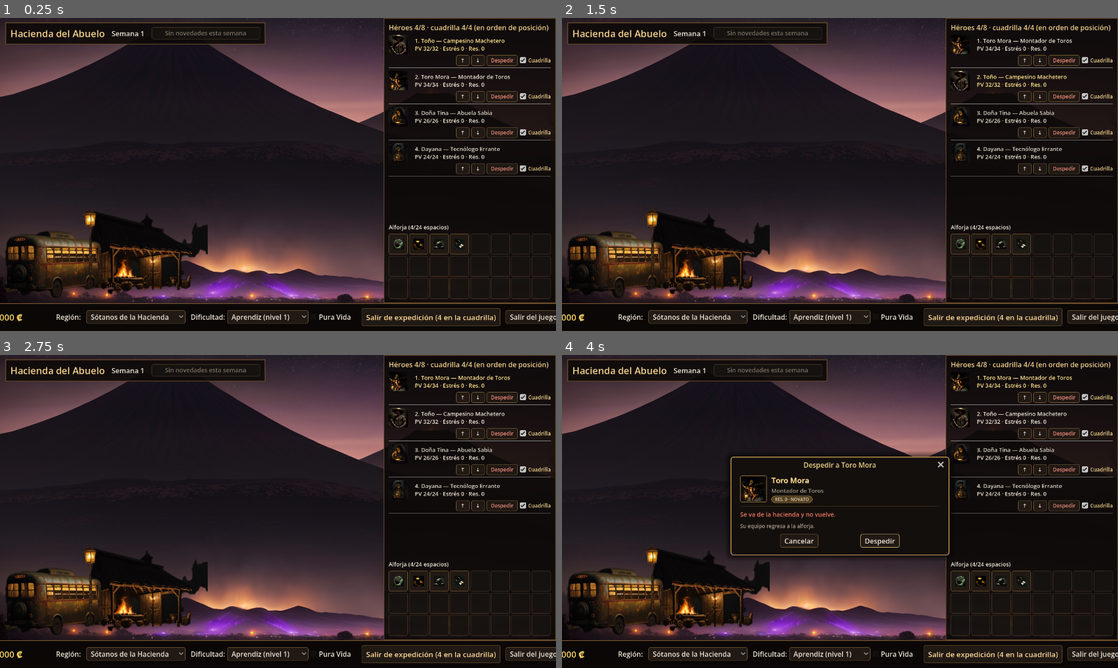
Above: before the commit, frames 1-4 (two rows, left to right).
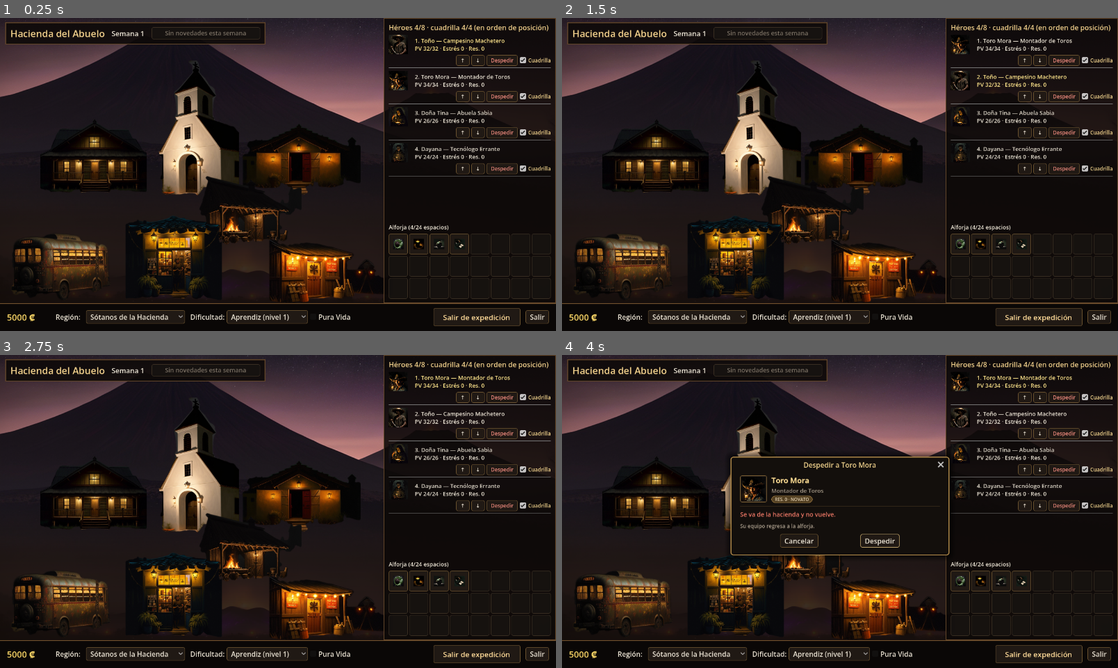
Above: after the commit, the same moments.

Repository: betexcr/darkest-tico
Game: Godot game, scene res://scenes/bootstrap/main.tscn
The game is run twice, just before and just after one commit, with the same random seed, the same clock (stepped at 60 frames per second) and the same inputs.
Inputs:
- Up to frame 1 (0.25 s): no input
- Up to frame 2 (1.5 s): click "↑" at 0.5 s; click "↓" at 1.25 s
- Up to frame 3 (2.75 s): click "1. Toro Mora — Montador de To…" at 2 s
- Up to frame 4 (4 s): click "Despedir" at 2.75 s; click "Cuadrilla" at 3.5 s

The runs differ from the first frame. In frame 1, 22% of the frame differs, in the area x 0-100%, y 15-99%; in frame 2, 22%; in frame 3, 22%; in frame 4, 17%.

Commit message:
P4-17: town view — painted buildings you hover and click, DD hamlet style
Each hub service is a cut-out painting placed in data/town.json; hovering outlines and
names it, a click opens its window (Pulpería, Terminal, Iglesia, Cantina, Clínica,
Casa Comunal, Taller). Roster and alforja on the right, bottom bar with colones,
region, difficulty and the start button. Closed buildings go grey.

Co-Authored-By: Claude Opus 5.5 <noreply@anthropic.com>
Claude-Session: https://claude.ai/code/session_01Cq1nnfCsSoxUJverGyPeCM

Diff:
--- /dev/null
+++ b/assets/town/cantina.metadata.json
@@ -0,0 +1,25 @@
+{
+  "id": "town_cantina",
+  "prompt": "dark fantasy painting, exterior facade of a small wooden roadside cantina at night, red tin roof, swinging saloon doors, warm orange light inside, beer crates outside, string of bulbs, isolated on black background, dark gothic oil painting, folk horror, dramatic candlelight, deep black shadows, muted earthy colors, painterly brushstrokes, game art",
+  "negative_prompt": "interior, inside a room, furniture, indoor, gothic stone cathedral, victorian, other buildings, background buildings, street, town, village, landscape, sky, moon, photograph, portrait photography, white background, sketch, pen drawing, lineart, signature, watermark, text, logo, photo, photorealistic, 3d render, anime, cartoon, blurry, lowres, deformed face, extra limbs, extra fingers, frame, border",
+  "seed": 5207,
+  "steps": 25,
+  "cfg_scale": 7.0,
+  "sampler": "DPM++ 2M Karras",
+  "resolution": "512x512",
+  "output_resolution": "512x512",
+  "post": null,
+  "model": "Lykon/dreamshaper-8",
+  "generator": "tools/sd_local.py (diffusers)",
+  "timestamp": "2026-11-17T06:58:59+00:00",
+  "cutout": {
+    "model": "openmmlab/upernet-convnext-small",
+    "tool": "tools/sd_cutout.py",
+    "crop": [
+      0,
+      130,
+      512,
+      279
+    ]
+  }
+}
--- /dev/null
+++ b/assets/town/casa_comunal.metadata.json
@@ -0,0 +1,25 @@
+{
+  "id": "town_casa_comunal",
+  "prompt": "dark fantasy painting, exterior of a long single-storey wooden community hall at night, pale green planks, clay tile roof, front porch with posts, bronze bell, notice board, lit windows, isolated on black background, dark gothic oil painting, folk horror, dramatic candlelight, deep black shadows, muted earthy colors, painterly brushstrokes, game art",
+  "negative_prompt": "interior, inside a room, furniture, indoor, gothic stone cathedral, victorian, other buildings, background buildings, street, town, village, landscape, sky, moon, photograph, portrait photography, white background, sketch, pen drawing, lineart, signature, watermark, text, logo, photo, photorealistic, 3d render, anime, cartoon, blurry, lowres, deformed face, extra limbs, extra fingers, frame, border",
+  "seed": 5203,
+  "steps": 25,
+  "cfg_scale": 7.0,
+  "sampler": "DPM++ 2M Karras",
+  "resolution": "512x512",
+  "output_resolution": "512x512",
+  "post": null,
+  "model": "Lykon/dreamshaper-8",
+  "generator": "tools/sd_local.py (diffusers)",
+  "timestamp": "2026-11-17T06:47:15+00:00",
+  "cutout": {
+    "model": "openmmlab/upernet-convnext-small",
+    "tool": "tools/sd_cutout.py",
+    "crop": [
+      0,
+      127,
+      512,
+      366
+    ]
+  }
+}
--- /dev/null
+++ b/assets/town/clinica.metadata.json
@@ -0,0 +1,25 @@
+{
+  "id": "town_clinica",
+  "prompt": "dark fantasy painting, exterior facade of a small whitewashed adobe clinic at night, faded red cross painted over the door, barred windows glowing sickly green, clay tile roof, isolated on black background, dark gothic oil painting, folk horror, dramatic candlelight, deep black shadows, muted earthy colors, painterly brushstrokes, game art",
+  "negative_prompt": "interior, inside a room, furniture, indoor, gothic stone cathedral, victorian, other buildings, background buildings, street, town, village, landscape, sky, moon, photograph, portrait photography, white background, sketch, pen drawing, lineart, signature, watermark, text, logo, photo, photorealistic, 3d render, anime, cartoon, blurry, lowres, deformed face, extra limbs, extra fingers, frame, border",
+  "seed": 5205,
+  "steps": 25,
+  "cfg_scale": 7.0,
+  "sampler": "DPM++ 2M Karras",
+  "resolution": "512x512",
+  "output_resolution": "512x512",
+  "post": null,
+  "model": "Lykon/dreamshaper-8",
+  "generator": "tools/sd_local.py (diffusers)",
+  "timestamp": "2026-11-17T06:51:00+00:00",
+  "cutout": {
+    "model": "openmmlab/upernet-convnext-small",
+    "tool": "tools/sd_cutout.py",
+    "crop": [
+      0,
+      135,
+      512,
+      321
+    ]
+  }
+}
--- /dev/null
+++ b/assets/town/iglesia.metadata.json
@@ -0,0 +1,25 @@
+{
+  "id": "town_iglesia",
+  "prompt": "dark fantasy painting, exterior of a whitewashed colonial adobe church at night, plain white facade, one square white bell tower, red clay tile roof, wooden doors, candlelight, isolated on black background, dark gothic oil painting, folk horror, dramatic candlelight, deep black shadows, muted earthy colors, painterly brushstrokes, game art",
+  "negative_prompt": "interior, inside a room, furniture, indoor, gothic stone cathedral, victorian, other buildings, background buildings, street, town, village, landscape, sky, moon, photograph, portrait photography, white background, sketch, pen drawing, lineart, signature, watermark, text, logo, photo, photorealistic, 3d render, anime, cartoon, blurry, lowres, deformed face, extra limbs, extra fingers, frame, border",
+  "seed": 5205,
+  "steps": 25,
+  "cfg_scale": 7.0,
+  "sampler": "DPM++ 2M Karras",
+  "resolution": "448x640",
+  "output_resolution": "448x640",
+  "post": null,
+  "model": "Lykon/dreamshaper-8",
+  "generator": "tools/sd_local.py (diffusers)",
+  "timestamp": "2026-11-17T06:53:09+00:00",
+  "cutout": {
+    "model": "openmmlab/upernet-convnext-small",
+    "tool": "tools/sd_cutout.py",
+    "crop": [
+      107,
+      0,
+      341,
+      578
+    ]
+  }
+}
--- /dev/null
+++ b/assets/town/pulperia.metadata.json
@@ -0,0 +1,25 @@
+{
+  "id": "town_pulperia",
+  "prompt": "dark fantasy painting, exterior facade of a tiny wooden corner shop at night, walls painted yellow and blue, clay tile roof, barred serving window, sacks and hanging plantains outside, isolated on black background, dark gothic oil painting, folk horror, dramatic candlelight, deep black shadows, muted earthy colors, painterly brushstrokes, game art",
+  "negative_prompt": "interior, inside a room, furniture, indoor, gothic stone cathedral, victorian, other buildings, background buildings, street, town, village, landscape, sky, moon, photograph, portrait photography, white background, sketch, pen drawing, lineart, signature, watermark, text, logo, photo, photorealistic, 3d render, anime, cartoon, blurry, lowres, deformed face, extra limbs, extra fingers, frame, border",
+  "seed": 5208,
+  "steps": 25,
+  "cfg_scale": 7.0,
+  "sampler": "DPM++ 2M Karras",
+  "resolution": "512x512",
+  "output_resolution": "512x512",
+  "post": null,
+  "model": "Lykon/dreamshaper-8",
+  "generator": "tools/sd_local.py (diffusers)",
+  "timestamp": "2026-11-17T07:02:42+00:00",
+  "cutout": {
+    "model": "openmmlab/upernet-convnext-small",
+    "tool": "tools/sd_cutout.py",
+    "crop": [
+      0,
+      15,
+      512,
+      461
+    ]
+  }
+}
--- a/assets/town/taller.metadata.json
+++ b/assets/town/taller.metadata.json
@@ -19,7 +19,7 @@
       35,
       96,
       477,
-      334
+      329
     ]
   }
 }
--- a/assets/town/terminal.metadata.json
+++ b/assets/town/terminal.metadata.json
@@ -17,9 +17,9 @@
     "tool": "tools/sd_cutout.py",
     "crop": [
       52,
-      124,
+      193,
       338,
-      301
+      232
     ]
   }
 }
--- a/data/town.json
+++ b/data/town.json
@@ -1,29 +1,87 @@
 {
-  "_doc": "Town view of the Hacienda (P4-17): one painted bu …(198 unchanged characters)… s are drawn back to front by `bottom`. `closed_by` lists the town-event closures …(104 unchanged characters)…
+  "_doc": "Town view of the Hacienda (P4-17): one painted bu …(198 unchanged characters)… s are drawn back to front by `bottom`. `ground_top` is where the dirt of the plaza starts fading in over the backdrop. `closed_by` lists the town-event closures …(104 unchanged characters)…
   "background": "res://assets/town/town_bg.png",
-  "design_size": [1280, 720],
+  "design_size": [
+    1280,
+    720
+  ],
   "buildings": [
-    { "id": "iglesia", "name": "Iglesia Vieja", "art": "res://assets/town/iglesia.png",
+    {
+      "id": "iglesia",
+      "name": "Iglesia Vieja",
+      "art": "res://assets/town/iglesia.png",
       "text": "Rezar, meditar o pagar penitencia: una semana para quitarse el estrés por el lado del alma.",
-      "x": 470, "bottom": 440, "height": 330, "closed_by": ["iglesia"] },
-    { "id": "casa_comunal", "name": "Casa Comunal de Oficios", "art": "res://assets/town/casa_comunal.png",
+      "x": 455,
+      "bottom": 418,
+      "height": 320,
+      "closed_by": [
+        "iglesia"
+      ]
+    },
+    {
+      "id": "casa_comunal",
+      "name": "Casa Comunal de Oficios",
+      "art": "res://assets/town/casa_comunal.png",
       "text": "Aquí se entrenan las habilidades: cada rango cuesta plata y pide resolución.",
-      "x": 245, "bottom": 448, "height": 200 },
-    { "id": "clinica", "name": "Clínica de Espantos", "art": "res://assets/town/clinica.png",
+      "x": 215,
+      "bottom": 405,
+      "height": 175
+    },
+    {
+      "id": "clinica",
+      "name": "Clínica de Espantos",
+      "art": "res://assets/town/clinica.png",
       "text": "Quitar rasgos malos, fijar los buenos y curar enfermedades. El paciente se queda la semana.",
-      "x": 705, "bottom": 448, "height": 190 },
-    { "id": "terminal", "name": "Terminal de Buses de Sarchí", "art": "res://assets/town/terminal.png",
+      "x": 695,
+      "bottom": 410,
+      "height": 170
+    },
+    {
+      "id": "terminal",
+      "name": "Terminal de Buses de Sarchí",
+      "art": "res://assets/town/terminal.png",
       "text": "Cada semana llega gente buscando brete. Contratar es gratis; lo que falta son camas.",
-      "x": 125, "bottom": 650, "height": 215, "closed_by": ["terminal"] },
-    { "id": "taller", "name": "Taller de Herrería y Carretas", "art": "res://assets/town/taller.png",
+      "x": 140,
+      "bottom": 655,
+      "height": 165,
+      "closed_by": [
+        "terminal"
+      ]
+    },
+    {
+      "id": "taller",
+      "name": "Taller de Herrería y Carretas",
+      "art": "res://assets/town/taller.png",
       "text": "Ponerle y quitarle el equipo a cada héroe: arma, armadura y dos accesorios.",
-      "x": 335, "bottom": 640, "height": 200 },
-    { "id": "pulperia", "name": "Pulpería La Hacienda", "art": "res://assets/town/pulperia.png",
+      "x": 575,
+      "bottom": 525,
+      "height": 165
+    },
+    {
+      "id": "pulperia",
+      "name": "Pulpería La Hacienda",
+      "art": "res://assets/town/pulperia.png",
       "text": "Comida, candelas, vendas y equipo. Compra lo que le vendan a la mitad del precio.",
-      "x": 565, "bottom": 645, "height": 205,
-      "note_by": { "pulperia_compra": "No vende esta semana", "pulperia_venta": "No compra esta semana" } },
-    { "id": "cantina", "name": "Cantina del Centro", "art": "res://assets/town/cantina.png",
+      "x": 400,
+      "bottom": 652,
+      "height": 200,
+      "note_by": {
+        "pulperia_compra": "No vende esta semana",
+        "pulperia_venta": "No compra esta semana"
+      }
+    },
+    {
+      "id": "cantina",
+      "name": "Cantina del Centro",
+      "art": "res://assets/town/cantina.png",
       "text": "Guaro, cartas y conversa: el otro camino para bajar el estrés, con sus riesgos.",
-      "x": 790, "bottom": 655, "height": 220, "closed_by": ["cantina"] }
-  ]
+      "x": 762,
+      "bottom": 660,
+      "height": 155,
+      "closed_by": [
+        "cantina"
+      ]
+    }
+  ],
+  "ground_top": 330
 }
--- a/scenes/hacienda/hacienda_hub.tscn
+++ b/scenes/hacienda/hacienda_hub.tscn
@@ -166,7 +166,7 @@
 theme_override_constants/separation = 12
 
 [node name="GoldLabel" type="Label" parent="BottomBar/Row"]
-custom_minimum_size = Vector2(130, 0)
+custom_minimum_size = Vector2(100, 0)
 layout_mode = 2
 size_flags_vertical = 4
 theme_override_colors/font_color = Color(0.98, 0.84, 0.4, 1)
@@ -179,7 +179,7 @@
 text = "Región:"
 
 [node name="RegionOption" type="OptionButton" parent="BottomBar/Row"]
-custom_minimum_size = Vector2(170, 0)
+custom_minimum_size = Vector2(150, 0)
 layout_mode = 2
 size_flags_vertical = 4
 
@@ -188,7 +188,7 @@
 size_flags_horizontal = 3
 
 [node name="BtnStart" type="Button" parent="BottomBar/Row"]
-custom_minimum_size = Vector2(260, 42)
+custom_minimum_size = Vector2(200, 42)
 layout_mode = 2
 size_flags_vertical = 4
 theme_override_colors/font_color = Color(1, 0.86, 0.6, 1)
@@ -198,7 +198,8 @@
 [node name="BtnQuit" type="Button" parent="BottomBar/Row"]
 layout_mode = 2
 size_flags_vertical = 4
-text = "Salir del juego"
+tooltip_text = "Salir del juego"
+text = "Salir"
 
 [node name="Building" type="PanelContainer" parent="."]
 visible = false
--- a/scripts/hacienda/hacienda_hub.gd
+++ b/scripts/hacienda/hacienda_hub.gd
@@ -140,7 +140,7 @@
 	lbl.text = "Dificultad:"
 	row.add_child(lbl)
 	_difficulty_option = OptionButton.new()
-	_difficulty_option.custom_minimum_size = Vector2(170, 0)
+	_difficulty_option.custom_minimum_size = Vector2(160, 0)
 	var diffs: Array = ResolveSystemScript.difficulties()
 	for i in diffs.size():
 		_difficulty_option.add_item(str(diffs[i].get("name", "?")))
@@ -228,9 +228,11 @@
 	_refresh_roster()
 	var refusing: Array = GameState.party_refusals()
 	_btn_start.disabled = GameState.living_party_count() <= 0 or not refusing.is_empty()
-	_btn_start.text = "Salir de expedición (%d en la cuadrilla)" % GameState.living_party_count()
+	_btn_start.text = "Salir de expedición"
+	_btn_start.tooltip_text = "Salir con la cuadrilla (%d héroes)." % GameState.living_party_count()
 	if not refusing.is_empty():
-		_btn_start.text = "%s no quiere ir a una expedición tan fácil" % ", ".join(refusing.map(func(h): return str(h.get("name", "?"))))
+		_btn_start.text = "No quieren ir"
+		_btn_start.tooltip_text = "%s no quiere ir a una expedición tan fácil: suba la dificultad o cambie la cuadrilla." % ", ".join(refusing.map(func(h): return str(h.get("name", "?"))))
 
 
 # --- Pulpería ----------------------------------------------------------------------
@@ -914,6 +916,22 @@
 
 ## One TownBuilding per data/town.json row, drawn back to front (by where it stands).
 func _build_town() -> void:
+	# The plaza: dirt fading in under the buildings, so they stand on something.
+	var grad := Gradient.new()
+	grad.set_color(0, Color(0.09, 0.06, 0.05, 0.0))
+	grad.set_color(1, Color(0.075, 0.05, 0.04, 0.97))
+	grad.add_point(0.35, Color(0.1, 0.07, 0.055, 0.75))
+	var gt := GradientTexture2D.new()
+	gt.gradient = grad
+	gt.fill_from = Vector2(0, 0)
+	gt.fill_to = Vector2(0, 1)
+	var ground := TextureRect.new()
+	ground.name = "Ground"
+	ground.texture = gt
+	ground.mouse_filter = Control.MOUSE_FILTER_IGNORE
+	ground.expand_mode = TextureRect.EXPAND_IGNORE_SIZE
+	ground.stretch_mode = TextureRect.STRETCH_SCALE
+	_town.add_child(ground)
 	var rows: Array = _town_data.get("buildings", []).duplicate()
 	rows.sort_custom(func(a, b): return float(a.get("bottom", 0)) < float(b.get("bottom", 0)))
 	for row in rows:
@@ -937,6 +955,11 @@
 	var k: float = minf(_town.size.x / float(design[0]), _town.size.y / float(design[1]))
 	if k <= 0.0:
 		k = 1.0
+	var ground: Control = _town.get_node_or_null("Ground")
+	if ground != null:
+		var top: float = float(_town_data.get("ground_top", 360)) * k
+		ground.position = Vector2(0, top)
+		ground.size = Vector2(_town.size.x, _town.size.y - top)
 	for bid in _buildings:
 		var b = _buildings[bid]
 		var row: Dictionary = b.get_meta("row")
--- a/tests/test_ui.gd
+++ b/tests/test_ui.gd
@@ -192,6 +192,7 @@
 ## opens its window with its page, Esc or "Volver al pueblo" closes it.
 func _town(gs) -> void:
 	print("Town view")
+	root.size = Vector2i(1280, 720)  # headless windows start at 64x64
 	gs.reset_party_from_catalog()
 	gs.active_event_id = ""
 	var hub = load("res://scenes/hacienda/hacienda_hub.tscn").instantiate()
@@ -205,7 +206,7 @@
 	for bid in hub._buildings:
 		var b = hub._buildings[bid]
 		ok = ok and b.size.x > 40.0 and b.size.y > 40.0 and Rect2(Vector2.ZERO, hub.size).encloses(Rect2(b.position, b.size).grow(-4.0))
-	_check(ok, "every building is on screen")
+	_check(ok, "every building is on screen (screen %s)" % hub.size)
 	var ig = hub._buildings.get("iglesia")
 	if ig != null:
 		_check(not ig._has_point(Vector2(1, 1)), "a transparent corner of the picture is not the building")
--- a/tools/art_manifest.json
+++ b/tools/art_manifest.json
@@ -2448,7 +2448,7 @@
         512,
         512
       ],
-      "seed": 5202,
+      "seed": 5203,
       "subject": "exterior of a long single-storey wooden community hall at night, pale green planks, clay tile roof, front porch with posts, bronze bell, notice board, lit windows, isolated on black background",
       "cutout": true,
       "negative_extra": "interior, inside a room, furniture, indoor, gothic stone cathedral, victorian, other buildings, background buildings, street, town, village, landscape, sky, moon"
@@ -2472,7 +2472,7 @@
         512,
         512
       ],
-      "seed": 5204,
+      "seed": 5205,
       "subject": "exterior facade of a small whitewashed adobe clinic at night, faded red cross painted over the door, barred windows glowing sickly green, clay tile roof, isolated on black background",
       "cutout": true,
       "negative_extra": "interior, inside a room, furniture, indoor, gothic stone cathedral, victorian, other buildings, background buildings, street, town, village, landscape, sky, moon"
@@ -2496,7 +2496,7 @@
         512,
         512
       ],
-      "seed": 5206,
+      "seed": 5207,
       "subject": "exterior facade of a small wooden roadside cantina at night, red tin roof, swinging saloon doors, warm orange light inside, beer crates outside, string of bulbs, isolated on black background",
       "cutout": true,
       "negative_extra": "interior, inside a room, furniture, indoor, gothic stone cathedral, victorian, other buildings, background buildings, street, town, village, landscape, sky, moon"
@@ -2508,7 +2508,7 @@
         512,
         512
       ],
-      "seed": 5207,
+      "seed": 5208,
       "subject": "exterior facade of a tiny wooden corner shop at night, walls painted yellow and blue, clay tile roof, barred serving window, sacks and hanging plantains outside, isolated on black background",
       "cutout": true,
       "negative_extra": "interior, inside a room, furniture, indoor, gothic stone cathedral, victorian, other buildings, background buildings, street, town, village, landscape, sky, moon"
--- a/tools/screens/town_screenshot.gd
+++ b/tools/screens/town_screenshot.gd
@@ -35,13 +35,15 @@
 	load("res://scripts/domain/quirks.gd").add(gs.roster[0], "dengue")
 	var hub = load("res://scenes/hacienda/hacienda_hub.tscn").instantiate()
 	root.add_child(hub)
-	_move(Vector2(1000, 700))
+	hub._selected = gs.party[2]
+	hub._refresh()
+	_move(Vector2(300, 690))
 	await _snap(out_dir, "town.png")
 	var ig: Control = hub._buildings["iglesia"]
 	_move(ig.get_global_rect().get_center())
 	await create_timer(0.3).timeout
 	await _snap(out_dir, "town_hover.png")
-	_move(Vector2(1000, 700))
+	_move(Vector2(300, 690))
 	for bid in hub._buildings:
 		hub.open_building(bid)
 		await _snap(out_dir, "town_%s.png" % bid)
Binary file added: assets/town/cantina.png
Binary file added: assets/town/casa_comunal.png
Binary file added: assets/town/clinica.png
Binary file added: assets/town/iglesia.png
Binary file added: assets/town/pulperia.png
Binary file changed: assets/town/taller.png
Binary file changed: assets/town/terminal.png
Not shown, added: scripts/hacienda/town_building.gd.uid
Not shown, added: tools/screens/town_screenshot.gd.uid
Not shown, changed: AGENTS.md
Not shown, changed: docs/12-phase-plan.md
Not shown, changed: docs/HANDOFF.md
